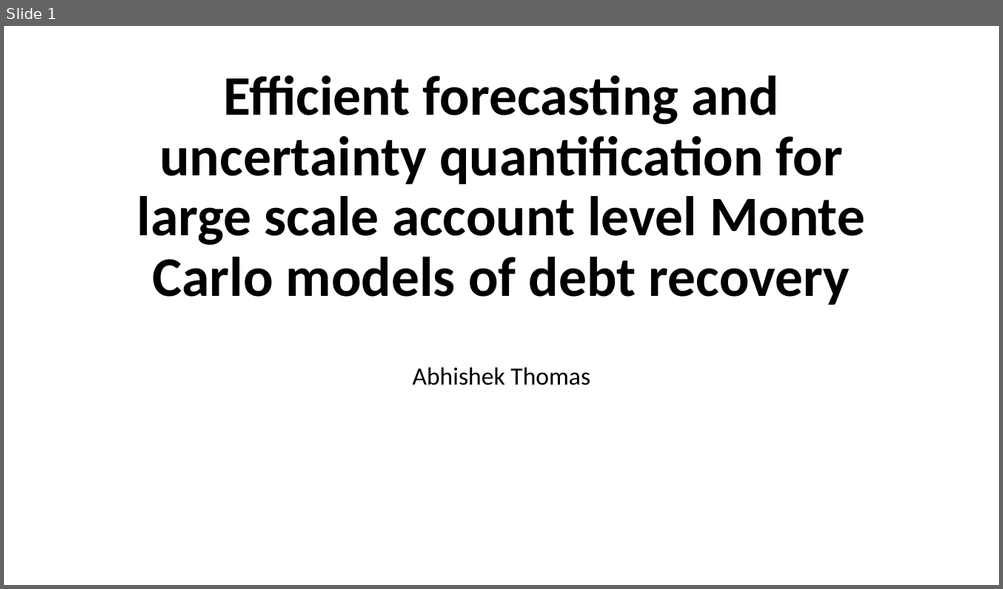
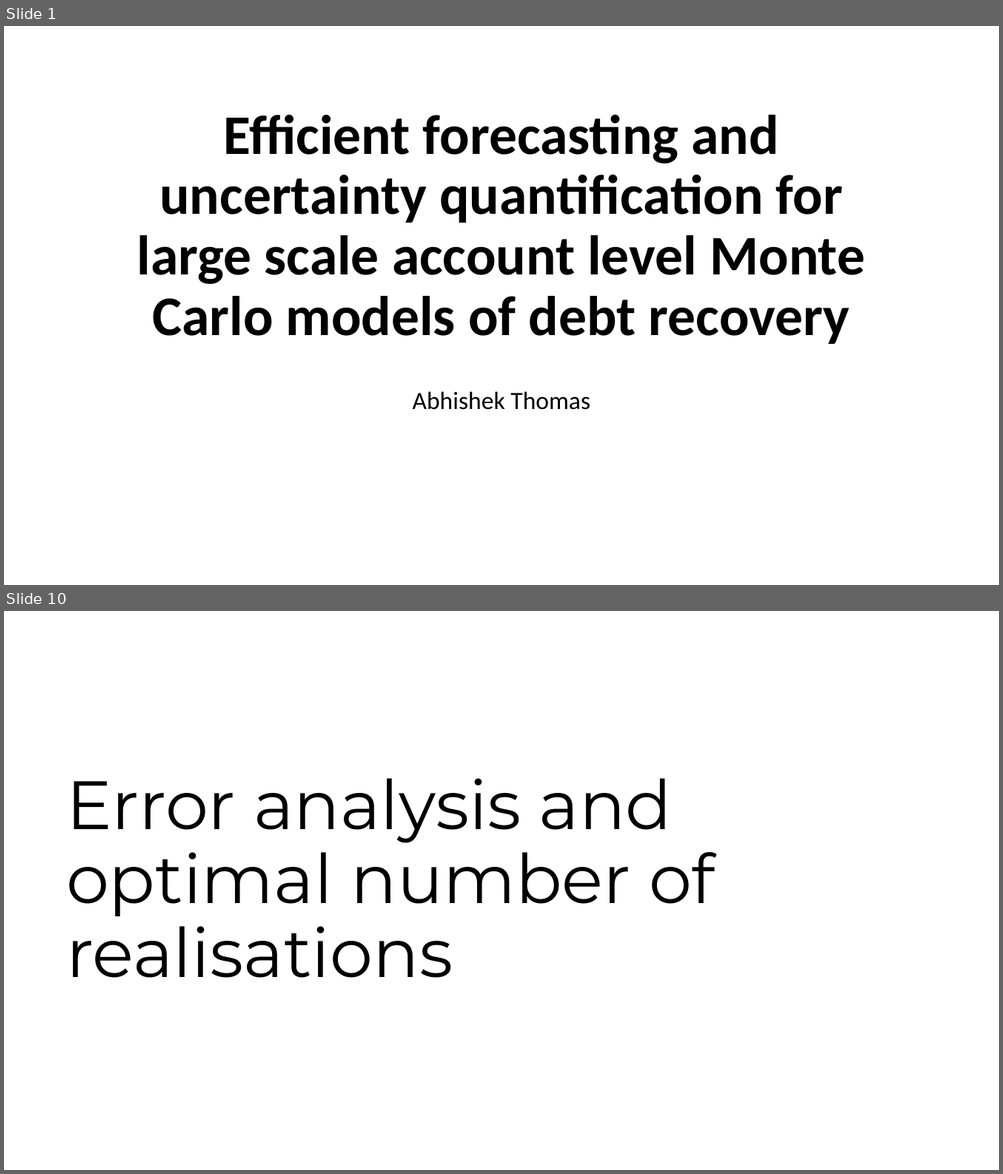
Before and after one commit to dcrey7/Interview-hackathons-assignment, a slide deck: Efficient forecasting and uncertainty quantification for large scale.pptx. Shown one above the other, each under a label of ours: slide 1 before the commit, slides 1 and 10 after it; the slides between them are not shown. The pictures are 1003x589 and 1003x1174 pixels, drawn with LibreOffice and Linux fonts; fonts in the diff are those of the drawing. Boxes give left, top, right and bottom in pixels: in the first picture for what was removed or moved away, otherwise in the second. Text is boxed around its words. In the diff, an @@ line names an element or a change of style, - is before the commit and + after.

```diff
--- a/Efficient forecasting and uncertainty quantification for large scale.pptx
+++ b/Efficient forecasting and uncertainty quantification for large scale.pptx
@@ slide 10 added at [4,611,999,1170], background #FFFFFF @@
@@ title added at [66,778,714,978], 66 pt, text #000000 @@
+Error analysis and optimal number of realisations
@@ slide 1 changed as well @@
@@ title "Efficient forecasting and uncertainty quantification ...": place and size @@
-title "Efficient forecasting and uncertainty quantification ..." at [137,76,865,305]
+title "Efficient forecasting and uncertainty quantification ..." at [137,115,865,344]
@@ subtitle "Abhishek Thomas": place and size @@
-subtitle "Abhishek Thomas" at [412,367,590,386]
+subtitle "Abhishek Thomas" at [412,392,590,410]
```
Also in this commit, not shown: 1 other slide changed, 11 other slides added, 3 slides removed.
